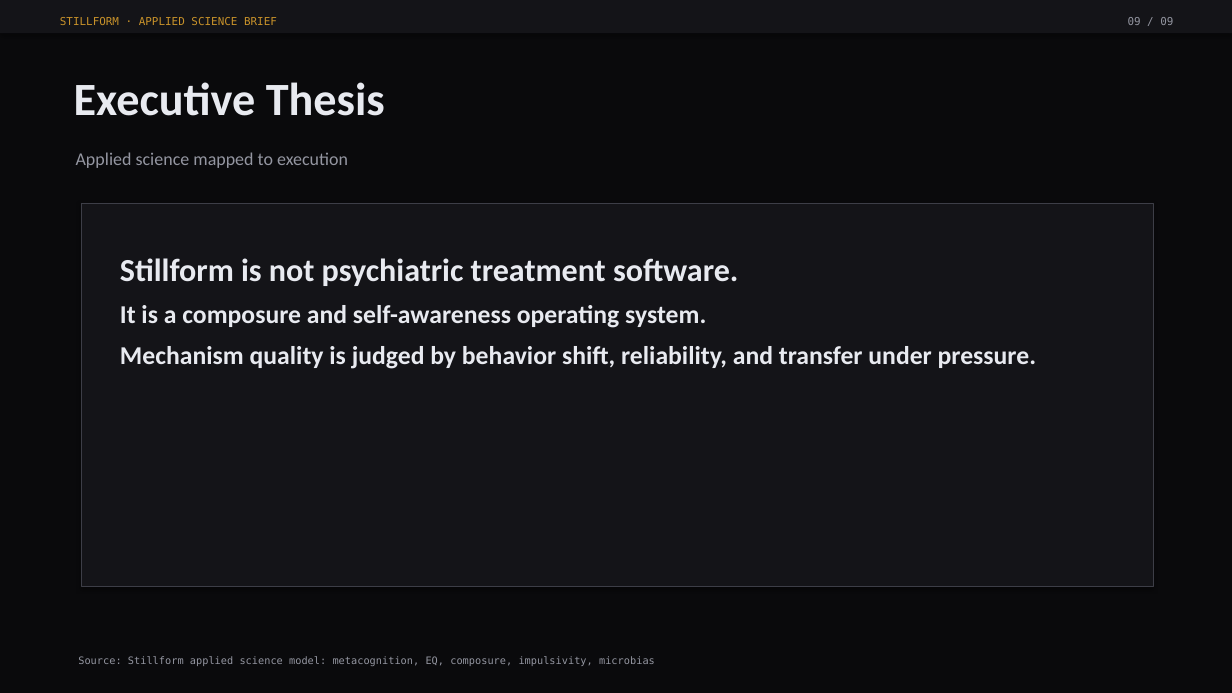
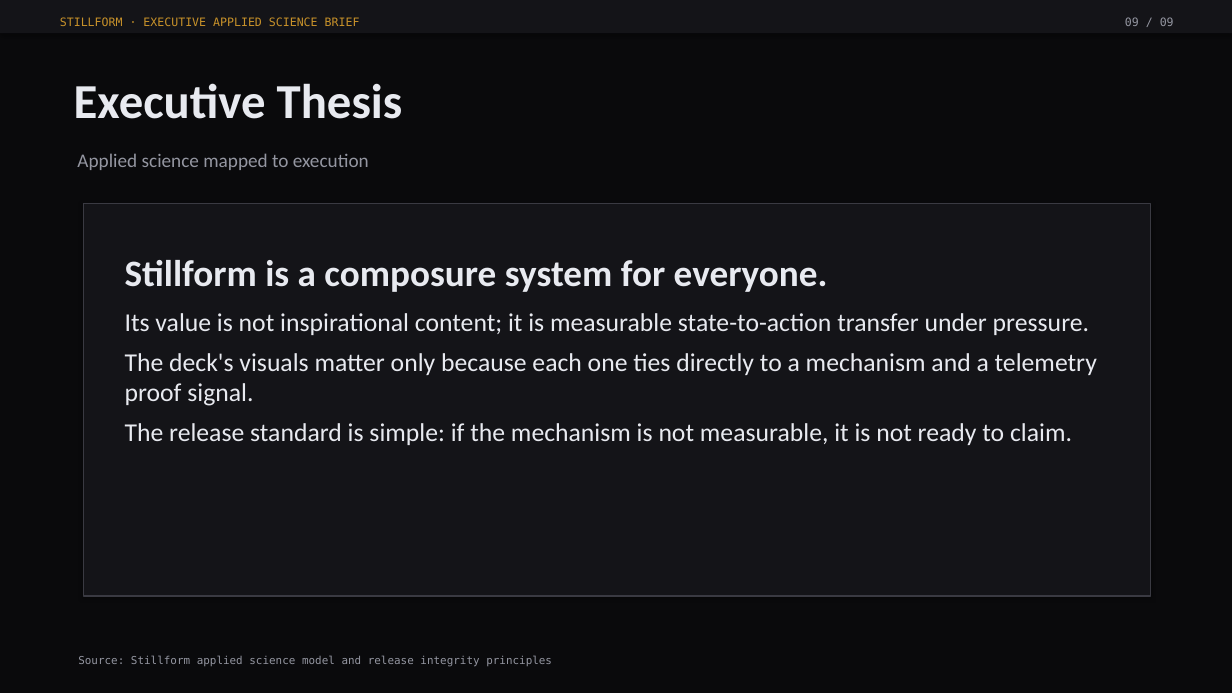
Before and after one commit to EmberEnterprises/Stillform, a slide deck: slide 9 of public/Stillform_Executive_Deck.pptx. Drawn at 1232x693 pixels with LibreOffice and Linux fonts; fonts in the diff are those of the drawing. Boxes give left, top, right and bottom in pixels: in the first picture for what was removed or moved away, otherwise in the second. Text is boxed around its words. In the diff, an @@ line names an element or a change of style, - is before the commit and + after.

```diff
--- a/public/Stillform_Executive_Deck.pptx
+++ b/public/Stillform_Executive_Deck.pptx
@@ text at <box>60,17,360,26</box>: text changed; size 8.5 to 9 pt @@
-STILLFORM · APPLIED SCIENCE BRIEF
+STILLFORM · EXECUTIVE APPLIED SCIENCE BRIEF
@@ text "09 / 09" at <box>1125,17,1174,26</box>: size 8.5 to 9 pt @@
@@ text "Executive Thesis" at <box>74,83,403,119</box>: size 36 to 38 pt @@
@@ text "Applied science mapped to execution" at <box>77,153,369,170</box>: size 14 to 15 pt @@
@@ rectangle: place and size @@
-rectangle at <box>81,203,1153,587</box>
+rectangle at <box>83,203,1151,596</box>
@@ rectangle at <box>83,203,1151,596</box>: outline #3D3E47 0.9 pt to #3A3A42 1 pt @@
@@ text at <box>125,260,1097,445</box>: text changed; bold off @@
-Stillform is not psychiatric treatment software.
-It is a composure and self-awareness operating system.
-Mechanism quality is judged by behavior shift, reliability, and transfer under pressure.
+Stillform is a composure system for everyone.
+Its value is not inspirational content; it is measurable state-to-action transfer under pressure.
+The deck's visuals matter only because each one ties directly to a mechanism and a telemetry proof signal.
+The release standard is simple: if the mechanism is not measurable, it is not ready to claim.
@@ text at <box>78,656,552,667</box>: text changed; size 8 to 8.5 pt @@
-Source: Stillform applied science model: metacognition, EQ, composure, impulsivity, microbias
+Source: Stillform applied science model and release integrity principles
```
Also in this commit, not shown: 5 other slides changed, 3 slides added, 3 slides removed, 2 other files.
